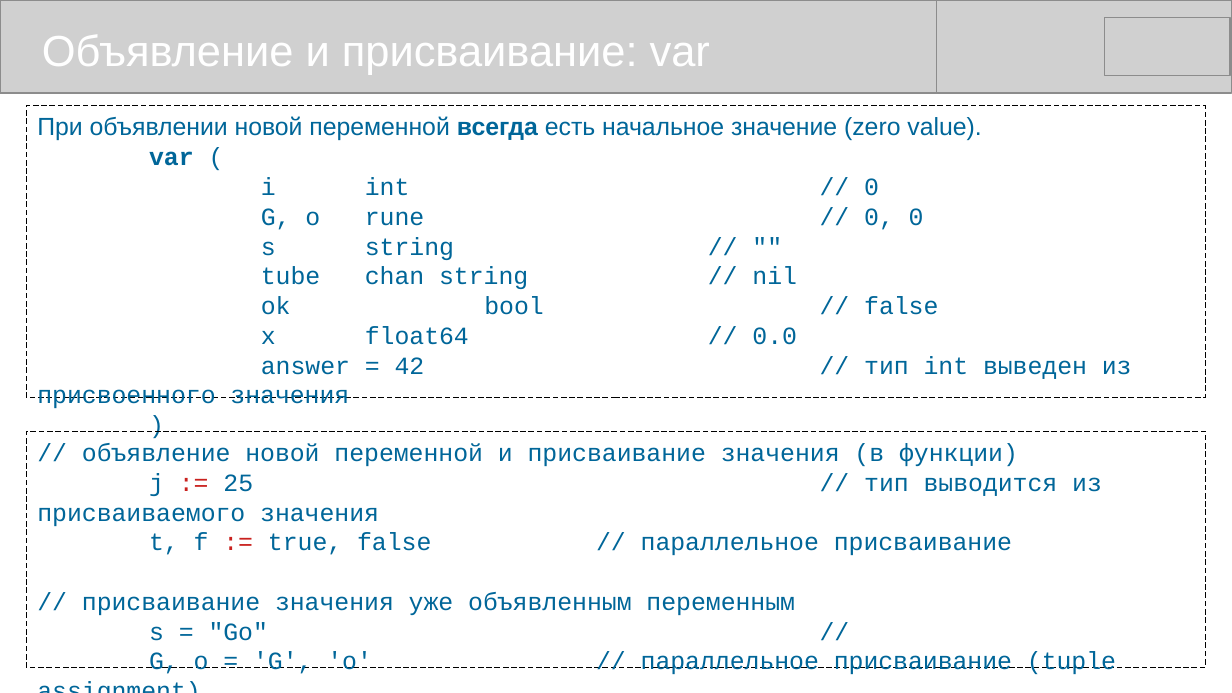
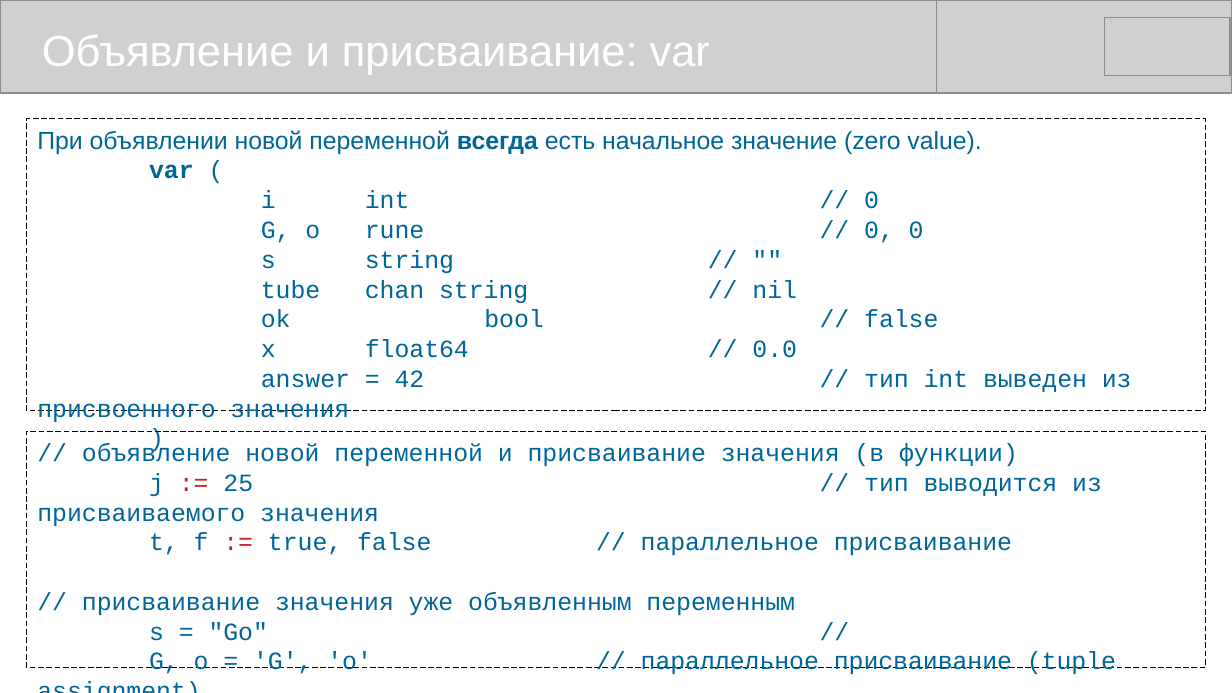
Before and after one commit to mike-shock/Go_language, a slide deck: slide 16 of Go_Preview.odp. Drawn at 1232x693 pixels with LibreOffice and Linux fonts; fonts in the diff are those of the drawing; grey boxes stand for pictures. Boxes give left, top, right and bottom in pixels: in the first picture for what was removed or moved away, otherwise in the second. Text is boxed around its words. In the diff, an @@ line names an element or a change of style, - is before the commit and + after.

```diff
--- a/Go_Preview.odp
+++ b/Go_Preview.odp
@@ rectangle "При объявлении новой переменной всегда ...": place and size @@
-rectangle "При объявлении новой переменной всегда ..." at bbox=[27, 105, 1206, 397]
+rectangle "При объявлении новой переменной всегда ..." at bbox=[27, 119, 1206, 410]
```
Also in this commit, not shown: 17 other slides changed, 7 other files.
